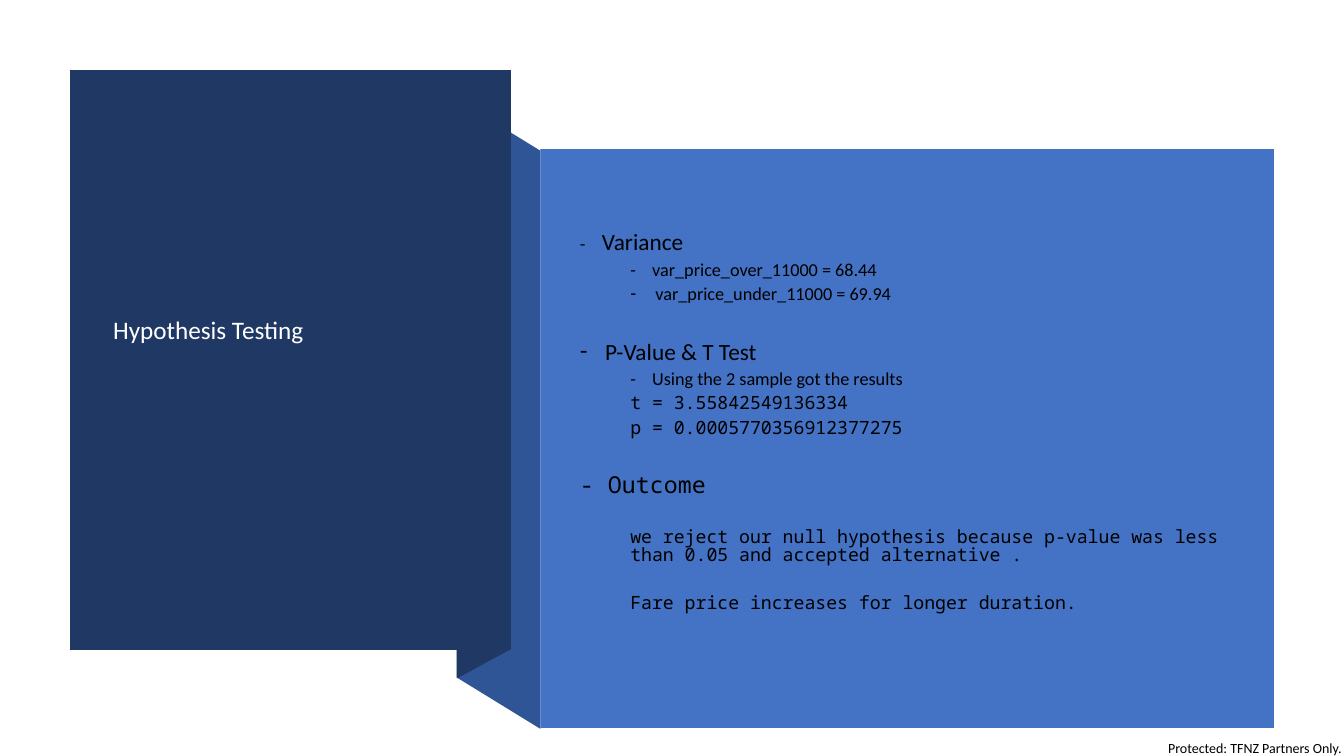
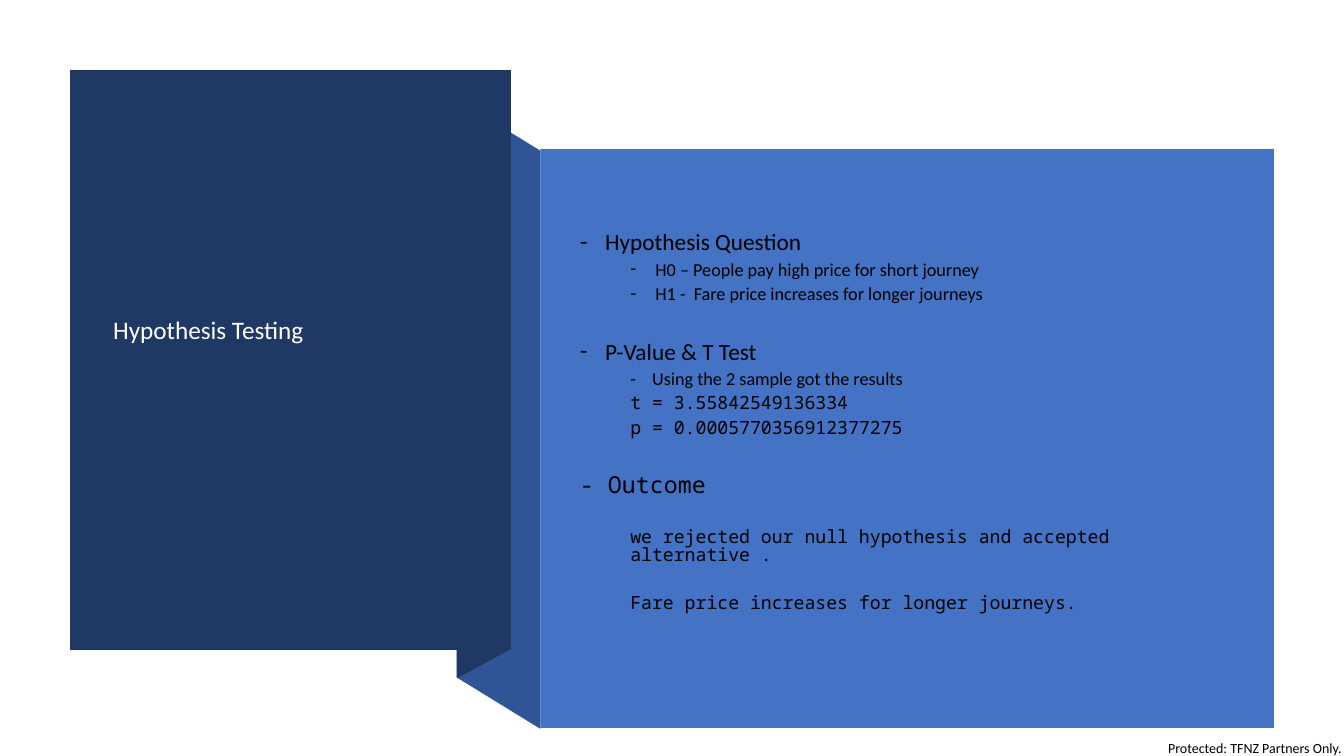
Before and after one commit to divraj2022/IOD_DIV, a slide deck: slide 12 of Mini Project 1/Mini Project 1.PPTX. Drawn at 1344x756 pixels with LibreOffice and Linux fonts; fonts in the diff are those of the drawing. Boxes give left, top, right and bottom in pixels: in the first picture for what was removed or moved away, otherwise in the second. Text is boxed around its words. In the diff, an @@ line names an element or a change of style, - is before the commit and + after.

```diff
--- a/Mini Project 1/Mini Project 1.PPTX
+++ b/Mini Project 1/Mini Project 1.PPTX
@@ text at (x1=605, y1=234, x2=982, y2=303): text changed @@
-- Variance
-  - var_price_over_11000 = 68.44
-  – var_price_under_11000 = 69.94
+– Hypothesis Question
+  – H0 – People pay high price for short journey
+  – H1 - Fare price increases for longer journeys
@@ text at (x1=630, y1=529, x2=1109, y2=614): text changed @@
-  we reject our null hypothesis because p-value was less than 0.05 and accepted alternative .
-  Fare price increases for longer duration.
+  we rejected our null hypothesis and accepted alternative .
+  Fare price increases for longer journeys.
```
Also in this commit, not shown: 2 other slides changed, 9 other files.
